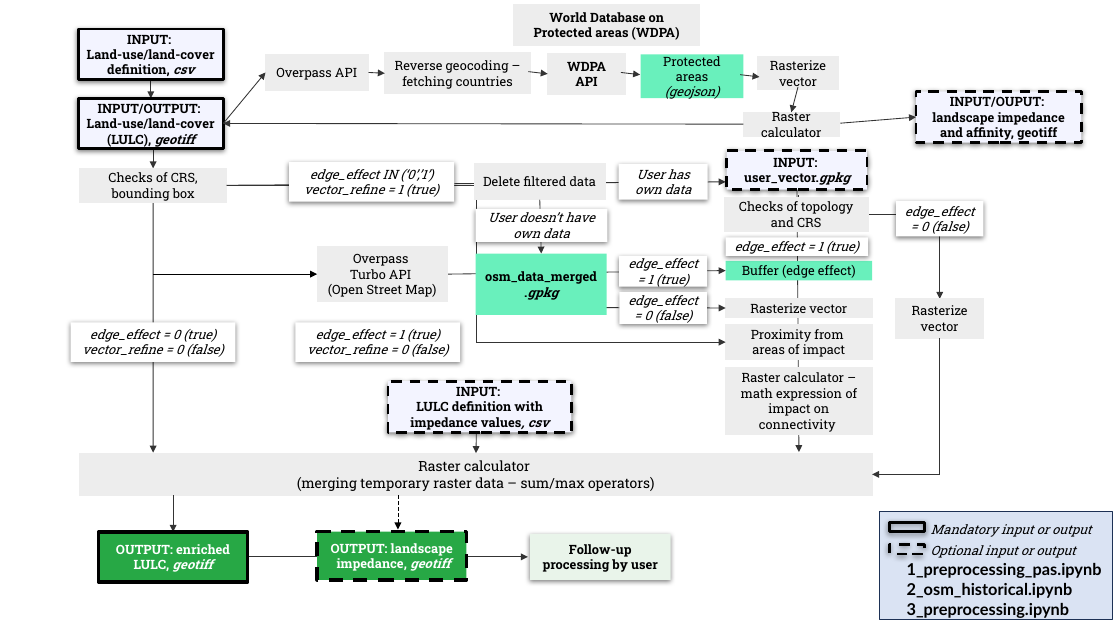
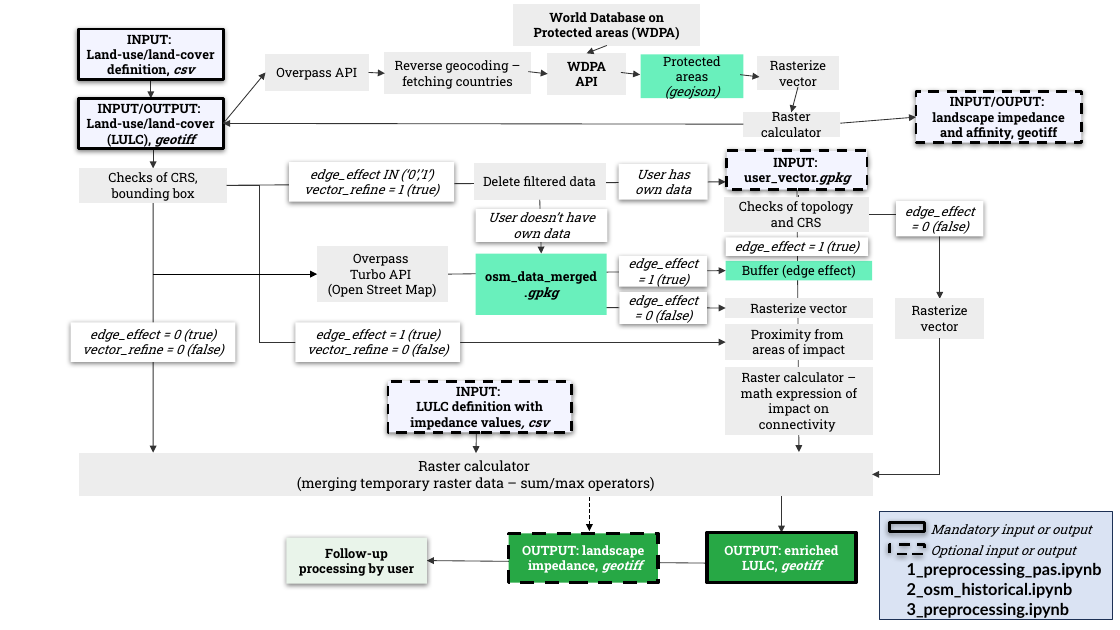
Before and after one commit to AD4GD/pilot-2, a slide deck: slide 1 of visualisation/workflow.pptx (slide 2 before the commit). Drawn at 1120x630 pixels with LibreOffice and Linux fonts; fonts in the diff are those of the drawing. Boxes give left, top, right and bottom in pixels: in the first picture for what was removed or moved away, otherwise in the second. Text is boxed around its words. In the diff, an @@ line names an element or a change of style, - is before the commit and + after.

```diff
--- a/visualisation/workflow.pptx
+++ b/visualisation/workflow.pptx
@@ arrow added from (607, 45) to (586, 54), #343434 0.75 pt @@
@@ elbow arrow (227, 186) - (726, 342): route changed @@
@@ arrow moved from (398, 496) - (398, 529) to (590, 497) - (590, 531) @@
@@ arrow moved from (173, 496) - (173, 532) to (781, 497) - (781, 533) @@
@@ rectangle "Follow-up processing by user": place and size @@
-rectangle "Follow-up processing by user" at bbox=[530, 534, 670, 581]
+rectangle "Follow-up processing by user" at bbox=[287, 538, 427, 584]
@@ rectangle "OUTPUT: landscape": place and size @@
-rectangle "OUTPUT: landscape" at bbox=[318, 532, 467, 581]
+rectangle "OUTPUT: landscape" at bbox=[509, 534, 659, 583]
@@ rectangle "OUTPUT: enriched LULC, geotiff": place and size @@
-rectangle "OUTPUT: enriched LULC, geotiff" at bbox=[98, 532, 248, 581]
+rectangle "OUTPUT: enriched LULC, geotiff" at bbox=[707, 533, 856, 582]
@@ arrow moved from (248, 557) - (528, 557) to (707, 563) - (427, 560) @@
```
Also in this commit, not shown: 1 slide removed, 1 other file.
